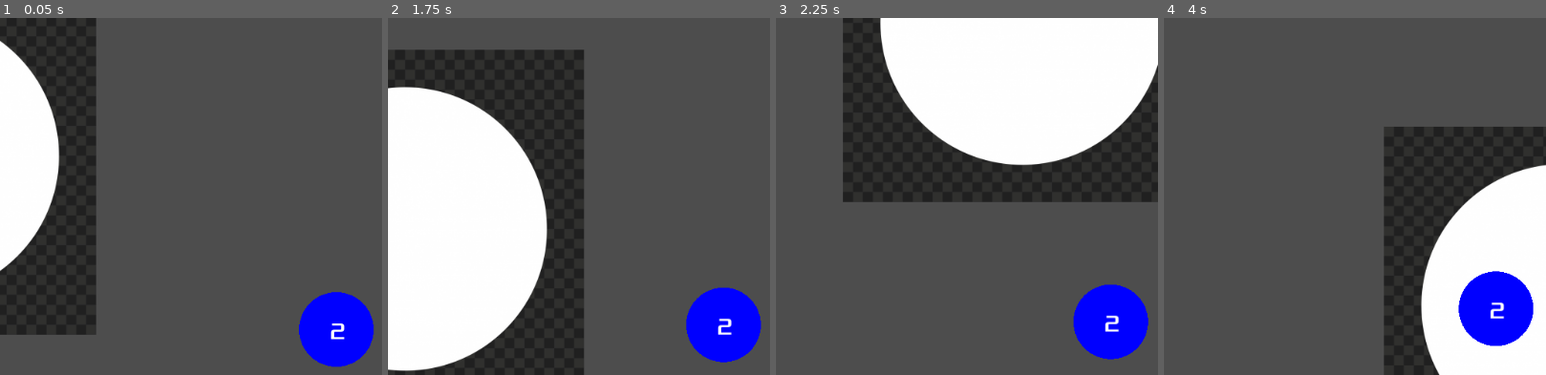
Above: before the commit, frames 1-4 (left to right).
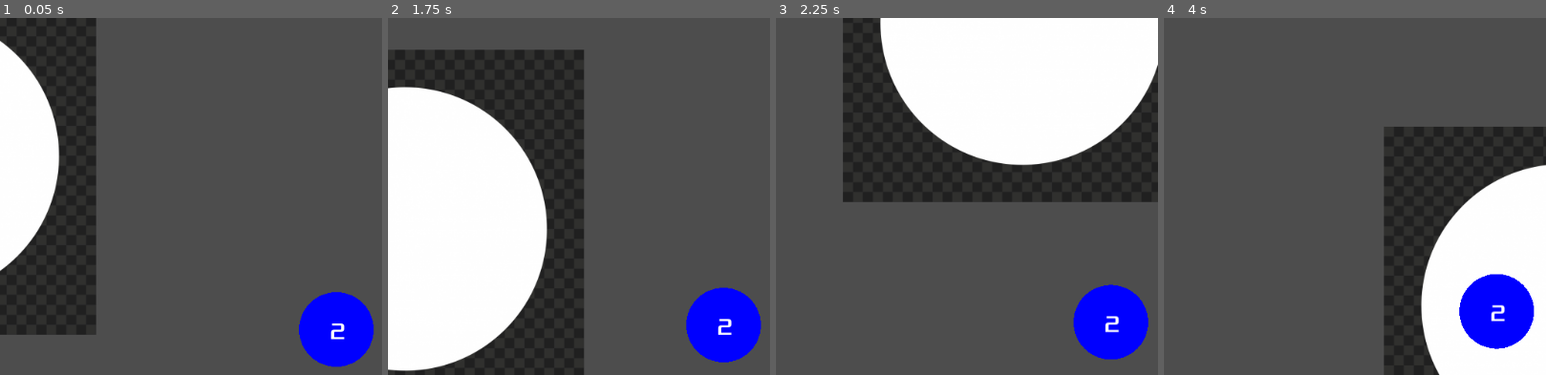
Above: after the commit, the same moments.

Repository: nuts4nuts4nuts/flappyversary
Game: Godot game, scene res://scenes/main.tscn
Two runs of this game, one before a commit and one after it. Both use one fixed random seed, a clock stepped at 60 frames per second and the inputs below.
Inputs (mouse positions are % of the whole screen's width and height, from its top left):
- Up to frame 1 (0.05 s): no input
- Up to frame 2 (1.75 s): tap Enter at 0.5 s; move the mouse to (72, 47) at 0.52 s; press the mouse at (72, 47) at 0.53 s; move the mouse to (30, 58) at 1.27 s; release the mouse at (30, 58) at 1.28 s; click (30, 58) at 1.35 s
- Up to frame 3 (2.25 s): move the mouse to (60, 29) at 2.02 s; press the mouse at (60, 29) at 2.03 s
- Up to frame 4 (4 s): move the mouse to (45, 74) at 2.77 s; release the mouse at (45, 74) at 2.78 s; click (45, 74) at 2.85 s; move the mouse to (80, 69) at 3.52 s; press the mouse at (80, 69) at 3.53 s
The pictures show only the part of the screen within x 28-78%, y 28-78%; the shares and areas given below are measured in that part.

Frame 1 is identical in both runs. In frame 2, less than 0.1% of the frame differs, in the area x 78-98%, y 75-97%; in frame 3, 0.2%; in frame 4, 0.6%, in the area x 77-97%, y 70-93%.

Commit message:
some damping and call_deferred and no additional impulse on collision

Diff:
--- a/project.godot
+++ b/project.godot
@@ -30,7 +30,7 @@
 
 [physics]
 
-2d/default_linear_damp=2.08167e-17
+2d/default_linear_damp=0.1
 2d/default_angular_damp=2.08167e-17
 
 [rendering]
--- a/scripts/ball.gd
+++ b/scripts/ball.gd
@@ -38,14 +38,13 @@
 
 	if !body.is_target && name < body.name:
 		print(name + " stealing")
-		apply_central_impulse((my_velocity + their_velocity) * 0.2)
 		ball_value += body.ball_value
 		var children = body.get_children()
 		for child in children:
 			print(child.name)
 			if "Visuals" in child.name:
 				merged.connect(child.get_node("Value")._on_ball_merged)
-			child.reparent(self)
+			child.call_deferred("reparent", self)
 		body.queue_free()
 
 	merged.emit()
--- a/scripts/target-ball.gd
+++ b/scripts/target-ball.gd
@@ -37,13 +37,12 @@
 	var their_velocity = body.linear_velocity
 	if body.ball_value == ball_value:
 		print(name + " stealing")
-		apply_central_impulse((my_velocity + their_velocity) * 0.2)
 		var children = body.get_children()
 		for child in children:
 			print(child.name)
 			if "Visuals" in child.name:
 				merged.connect(child.get_node("Value")._on_ball_merged)
-			child.reparent(self)
+			child.call_deferred("reparent", self)
 		body.queue_free()
 		merged.emit()
 		target_progress += 1
@@ -55,6 +54,10 @@
 
 func start_cash_in():
 	get_node("Timer").start()
+	color = color_cash
+	freeze = true
+	sleeping = true
+
 
 
 func _on_timer_timeout():
